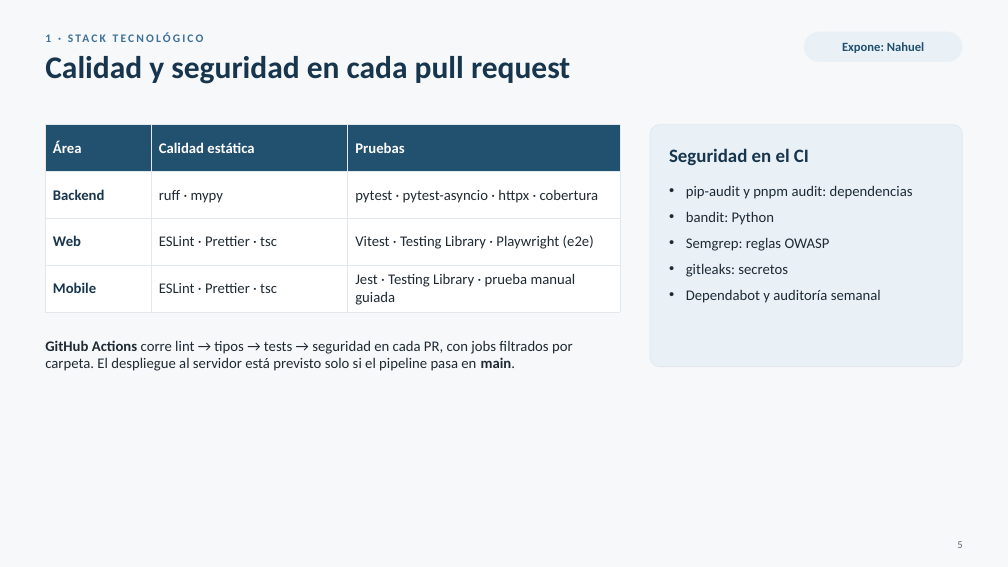
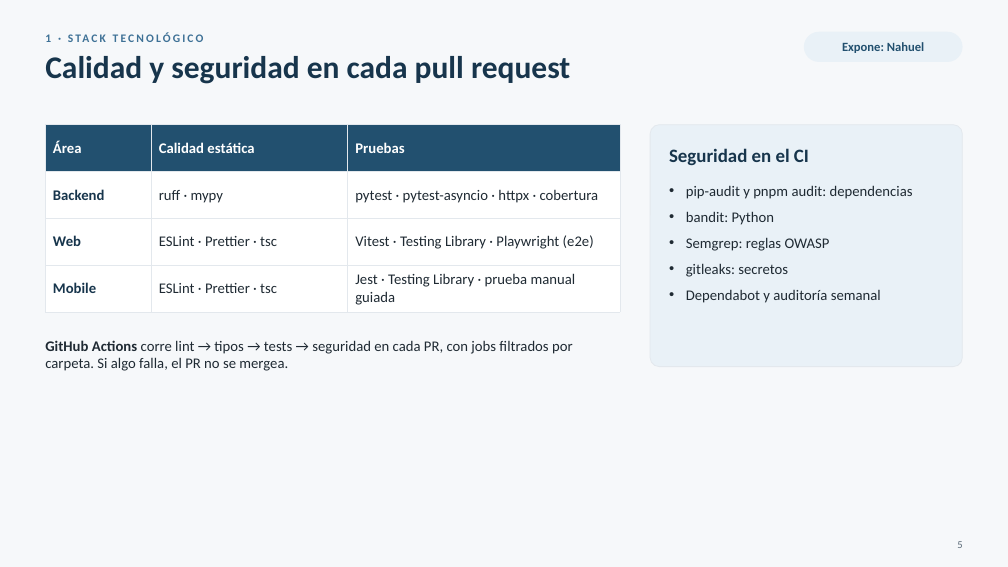
Before and after one commit to FranLuciano04/Vault-Rumbo, a slide deck: slide 5 of 07-Entregables/Video IA/Rumbo — parte técnica (presentación).pptx. Drawn at 1008x567 pixels with LibreOffice and Linux fonts; fonts in the diff are those of the drawing. Boxes give left, top, right and bottom in pixels: in the first picture for what was removed or moved away, otherwise in the second. Text is boxed around its words. In the diff, an @@ line names an element or a change of style, - is before the commit and + after.

```diff
--- a/07-Entregables/Video IA/Rumbo — parte técnica (presentación).pptx
+++ b/07-Entregables/Video IA/Rumbo — parte técnica (presentación).pptx
@@ text at [45, 340, 573, 371]: text changed @@
-GitHub Actions corre lint → tipos → tests → seguridad en cada PR, con jobs filtrados por carpeta. El despliegue al servidor está previsto solo si el pipeline pasa en main.
+GitHub Actions corre lint → tipos → tests → seguridad en cada PR, con jobs filtrados por carpeta. Si algo falla, el PR no se mergea.
```
Also in this commit, not shown: 8 other slides changed, 3 slides added, 8 slides removed, 3 other files.
